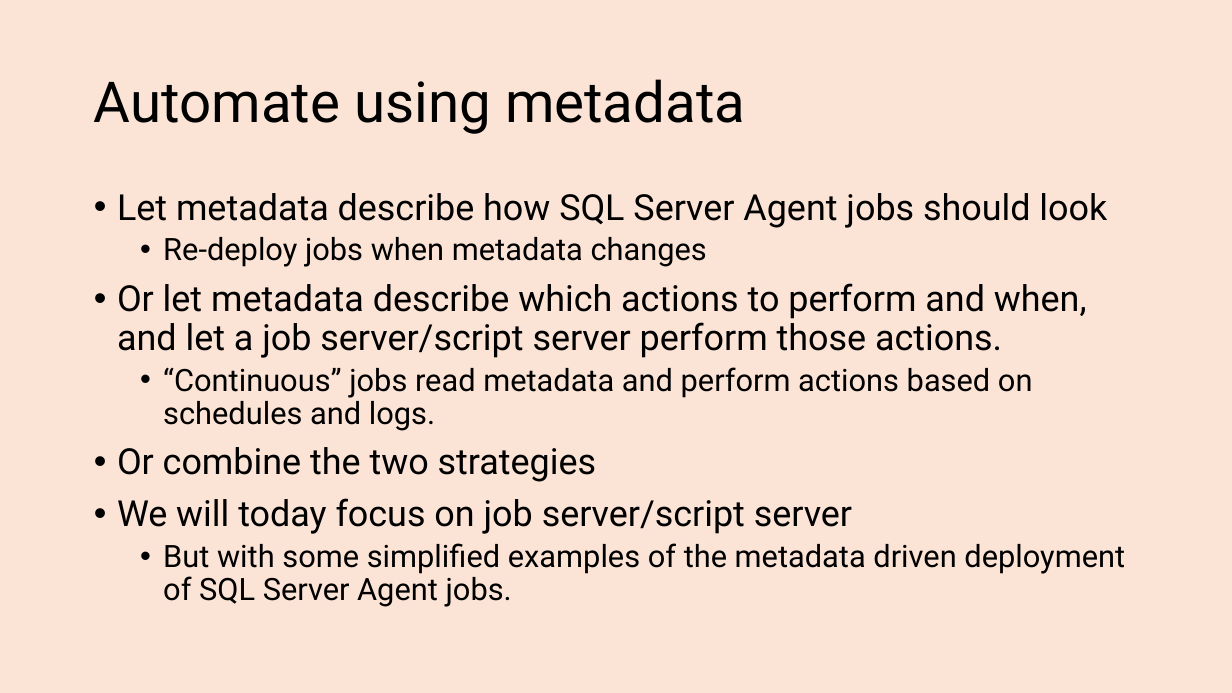
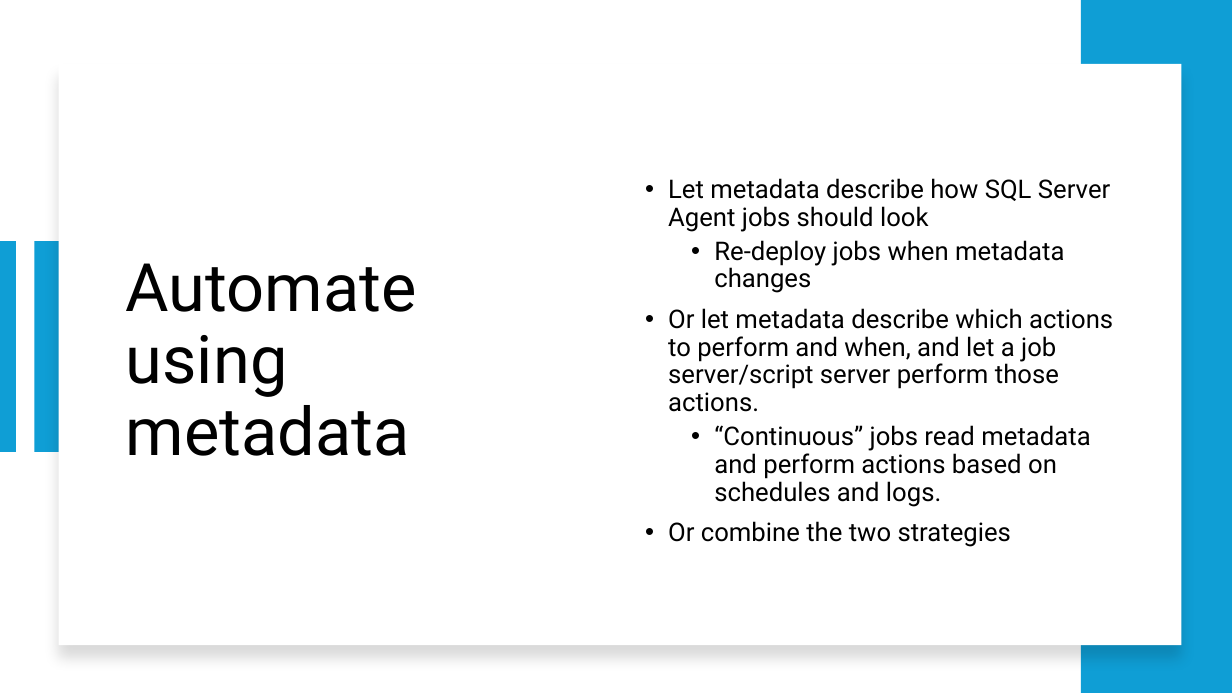
Before and after one commit to transmokopter/Presentations, a slide deck: slide 9 of become-a-metadata-driven-dba/become-a-metadata-driven-dba.pptx. Drawn at 1232x693 pixels with LibreOffice and Linux fonts; fonts in the diff are those of the drawing; background and template pictures are left out. Boxes give left, top, right and bottom in pixels: in the first picture for what was removed or moved away, otherwise in the second. Text is boxed around its words. In the diff, an @@ line names an element or a change of style, - is before the commit and + after.

Commit message:
some pptx work

```diff
--- a/become-a-metadata-driven-dba/become-a-metadata-driven-dba.pptx
+++ b/become-a-metadata-driven-dba/become-a-metadata-driven-dba.pptx
@@ background #FBE3D6 to #FFFFFF @@
@@ rectangle added at (1081,0,1232,693), fill #0F9ED5 @@
@@ rectangle added at (58,64,1181,645), fill #FFFFFF @@
@@ title "Automate using metadata": place and size @@
-title "Automate using metadata" at (94,79,745,134)
+title "Automate using metadata" at (126,263,417,456)
@@ title "Automate using metadata" at (126,263,417,456): size 44 to 52 pt @@
@@ text "Let metadata describe how SQL ...": place and size @@
-text "Let metadata describe how SQL ..." at (117,193,1125,607)
+text "Let metadata describe how SQL ..." at (668,178,1113,547)
@@ text "Let metadata describe how SQL ..." at (668,178,1113,547): size 28 to 20 pt in "Let metadata describe how SQL Server Agent ...", "Or let metadata describe which actions to ...", "Or combine the two strategies"; size 24 to 20 pt in "Re-deploy jobs when metadata changes", "“Continuous” jobs read metadata and perform actions ..."; vertical alignment top to middle @@
@@ line added from (7, 241) to (7, 452), #0F9ED5 14 pt @@
@@ rectangle added at (34,241,66,452), fill #0F9ED5 @@
@@ text at (117,498,1125,607): paragraphs removed @@
-• We will today focus on job server/script server
-  • But with some simplified examples of the metadata driven deployment of SQL Server Agent jobs.
```
Also in this commit, not shown: 9 other slides changed.
